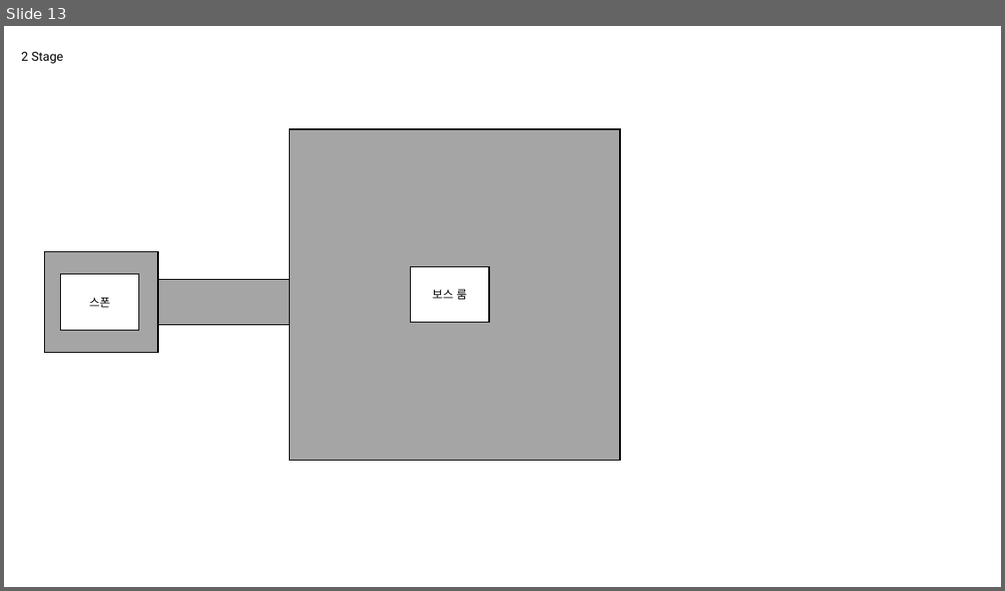
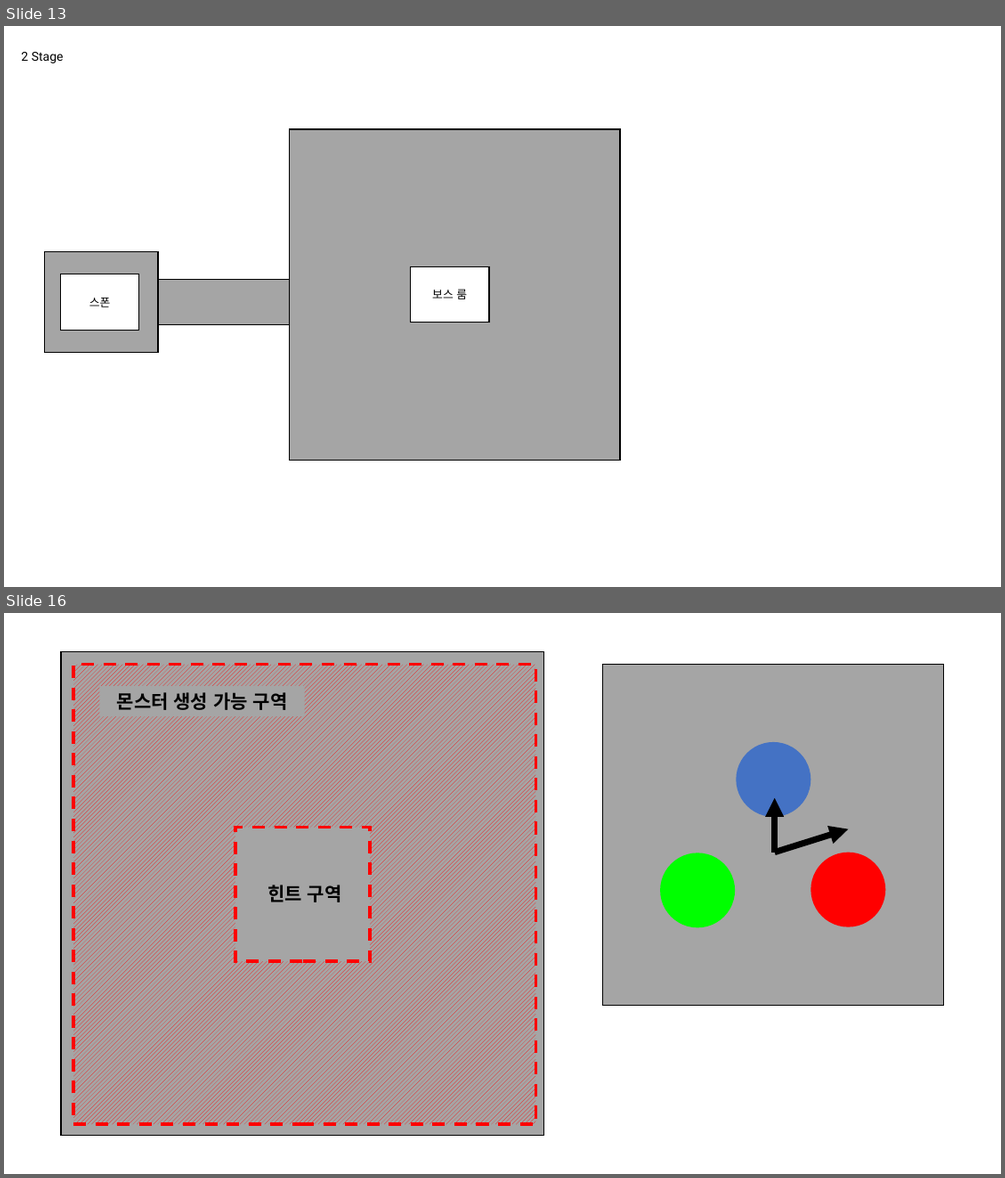
Before and after one commit to haein0303/AlgaeEater, a slide deck: Document/Source/보스 콘텐츠 시스템 UI.pptx. Shown one above the other, each under a label of ours: slide 13 before the commit, slides 13 and 16 after it; the slides between them are not shown. The pictures are 1005x591 and 1005x1178 pixels, drawn with LibreOffice and Linux fonts; fonts in the diff are those of the drawing. Boxes give left, top, right and bottom in pixels: in the first picture for what was removed or moved away, otherwise in the second. Text is boxed around its words. In the diff, an @@ line names an element or a change of style, - is before the commit and + after.

```diff
--- a/Document/Source/보스 콘텐츠 시스템 UI.pptx
+++ b/Document/Source/보스 콘텐츠 시스템 UI.pptx
@@ slide 16 added at (4, 613, 1001, 1174), background #FFFFFF @@
@@ rectangle added at (61, 652, 544, 1135), fill #A5A5A5, outline #000000 1 pt @@
@@ rectangle added at (73, 665, 535, 1125), fill pattern #FF0000 on #A5A5A5, outline #FF0000 3 pt dashed @@
@@ rectangle added at (603, 665, 944, 1005), fill #A5A5A5, outline #000000 1 pt @@
@@ rectangle added at (100, 686, 305, 716), fill #A5A5A5, 18 pt, text #000000, bold @@
+몬스터 생성 가능 구역
@@ ellipse added at (736, 742, 811, 817), fill #4472C4 @@
@@ arrow added from (775, 852) to (775, 798), #000000 6 pt @@
@@ rectangle added at (235, 827, 370, 962), fill #A5A5A5, outline #FF0000 3 pt dashed @@
@@ arrow added from (775, 852) to (849, 829), #000000 6 pt @@
@@ ellipse added at (811, 852, 886, 927), fill #FF0000 @@
@@ ellipse added at (661, 853, 736, 928), fill #00FF00 @@
@@ text added at (267, 884, 342, 902), 18 pt, text #000000, bold @@
+힌트 구역
```
Also in this commit, not shown: 1 slide changed, 3 other slides added, 33 other files.
